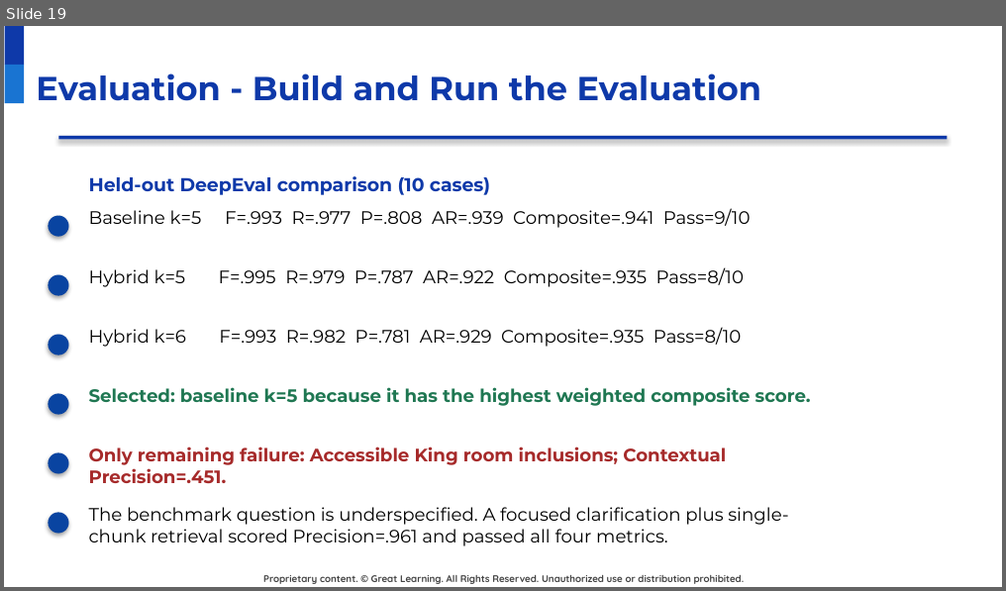
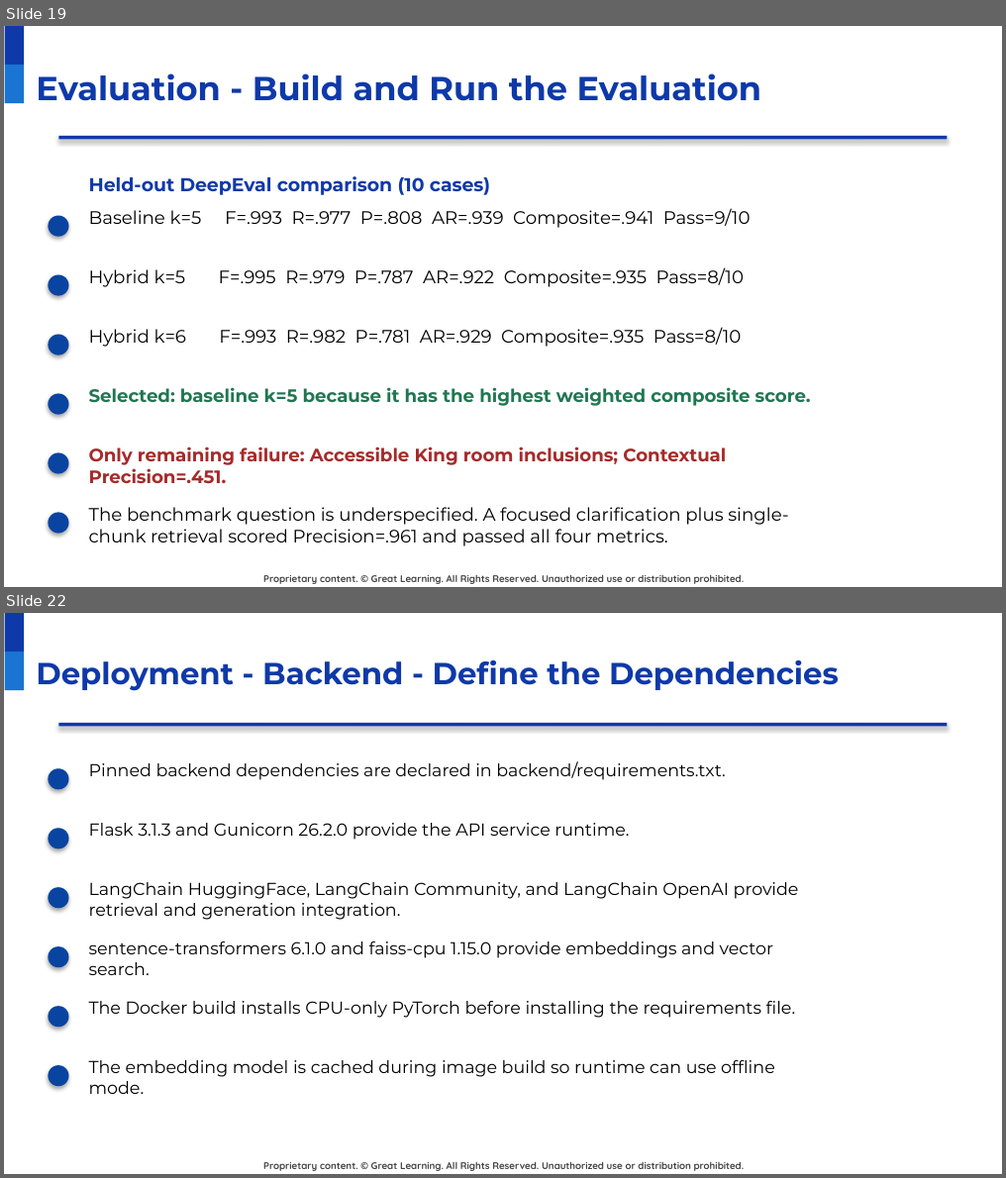
Before and after one commit to raovutukoor1/aurora-stay-qna, a slide deck: presentations/Aurora_Stays_RAG_Project_Presentation_Template_Style.pptx. Shown one above the other, each under a label of ours: slide 19 before the commit, slides 19 and 22 after it; the slides between them are not shown. The pictures are 1006x591 and 1006x1178 pixels, drawn with LibreOffice and Linux fonts; fonts in the diff are those of the drawing; background and template pictures are left out. Boxes give left, top, right and bottom in pixels: in the first picture for what was removed or moved away, otherwise in the second. Text is boxed around its words. In the diff, an @@ line names an element or a change of style, - is before the commit and + after.

Commit message:
Add deployment and inference slides to presentation

```diff
--- a/presentations/Aurora_Stays_RAG_Project_Presentation_Template_Style.pptx
+++ b/presentations/Aurora_Stays_RAG_Project_Presentation_Template_Style.pptx
@@ slide 22 added at [4,613,1002,1174], background #FFFFFF; not listed: 3 template elements that a slide beside it also shows @@
@@ title added at [36,660,839,691], 22 pt, text #0E39A9, bold @@
+Deployment - Backend - Define the Dependencies
@@ rectangle added at [58,723,947,727], fill #0E39A9 @@
@@ ellipse added at [48,768,69,789], fill #0944A1 @@
@@ text added at [89,761,725,780], 12.5 pt, text #000000 @@
+Pinned backend dependencies are declared in backend/requirements.txt.
@@ ellipse added at [48,828,69,849], fill #0944A1 @@
@@ text added at [89,823,629,840], 12.5 pt, text #000000 @@
+Flask 3.1.3 and Gunicorn 26.2.0 provide the API service runtime.
@@ ellipse added at [48,887,69,908], fill #0944A1 @@
@@ text added at [89,882,799,920], 12.5 pt, text #000000 @@
+LangChain HuggingFace, LangChain Community, and LangChain OpenAI provide retrieval and generation integration.
@@ ellipse added at [48,948,69,968], fill #0944A1 @@
@@ text added at [89,942,773,975], 12.5 pt, text #000000 @@
+sentence-transformers 6.1.0 and faiss-cpu 1.15.0 provide embeddings and vector search.
@@ ellipse added at [48,1006,69,1027], fill #0944A1 @@
@@ text added at [89,1001,796,1018], 12.5 pt, text #000000 @@
+The Docker build installs CPU-only PyTorch before installing the requirements file.
@@ ellipse added at [48,1066,69,1087], fill #0944A1 @@
@@ text added at [89,1060,775,1094], 12.5 pt, text #000000 @@
+The embedding model is cached during image build so runtime can use offline mode.
```
Also in this commit, not shown: 2 slides changed, 11 other slides added, 2 other files.
